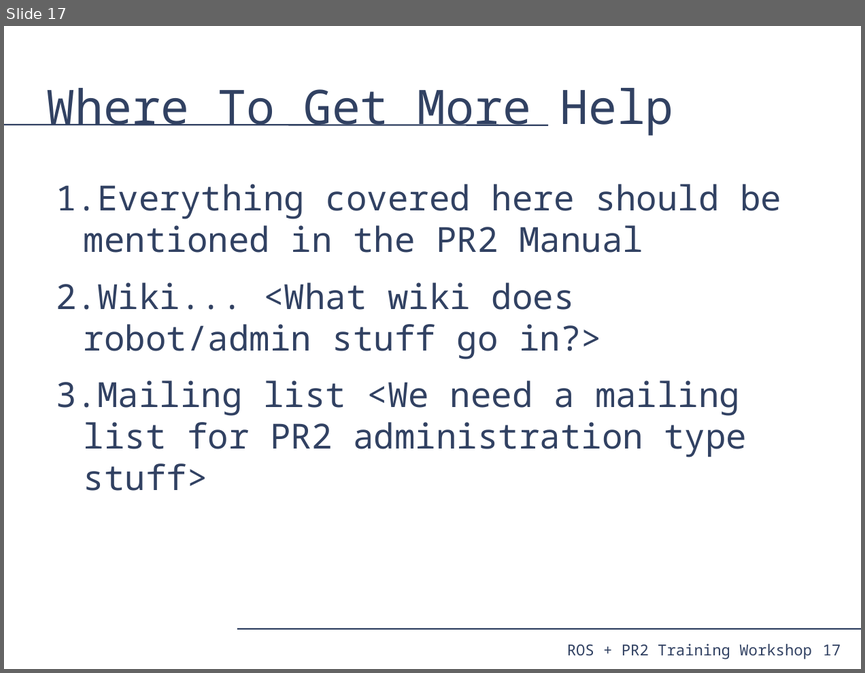
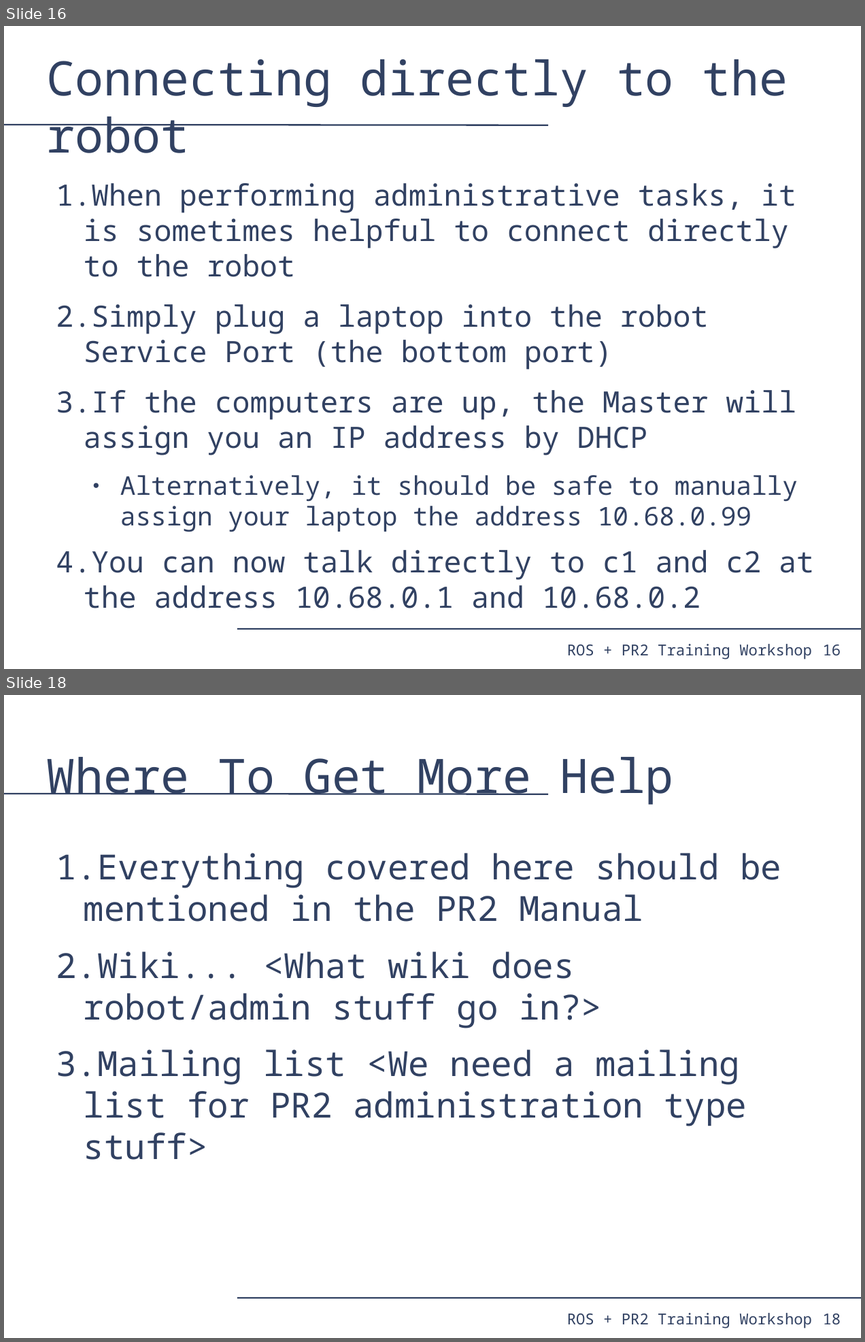
Before and after one commit to PR2/pr2_docs, a slide deck: pr2_training_workshop/pr2_sysadmin/pr2_syasdmin.odp. Shown one above the other, each under a label of ours: slide 17 before the commit, slides 16 and 18 after it; the slides between them are not shown. The pictures are 865x673 and 865x1342 pixels, drawn with LibreOffice and Linux fonts; fonts in the diff are those of the drawing. Boxes give left, top, right and bottom in pixels: in the first picture for what was removed or moved away, otherwise in the second. Text is boxed around its words. In the diff, an @@ line names an element or a change of style, - is before the commit and + after.

Commit message:
Added slide about service port

```diff
--- a/pr2_training_workshop/pr2_sysadmin/pr2_syasdmin.odp
+++ b/pr2_training_workshop/pr2_sysadmin/pr2_syasdmin.odp
@@ slide 16 added at (4, 26, 861, 669), background #FFFFFF; not listed: 4 template elements that a slide beside it also shows @@
@@ title added at (47, 59, 788, 153), 44 pt, text #314162 @@
+Connecting directly to the robot
@@ text added at (56, 183, 814, 608), 27.2 pt, text #314162 @@
+1. When performing administrative tasks, it is sometimes helpful to connect directly to the robot
+2. Simply plug a laptop into the robot Service Port (the bottom port)
+3. If the computers are up, the Master will assign you an IP address by DHCP
+  ● Alternatively, it should be safe to manually assign your laptop the address 10.68.0.99
+4. You can now talk directly to c1 and c2 at the address 10.68.0.1 and 10.68.0.2
@@ what was slide 17 is now slide 18 @@
@@ page number at (823, 1313, 841, 1324): text changed @@
-17
+18
```
Also in this commit, not shown: 1 slide changed.
